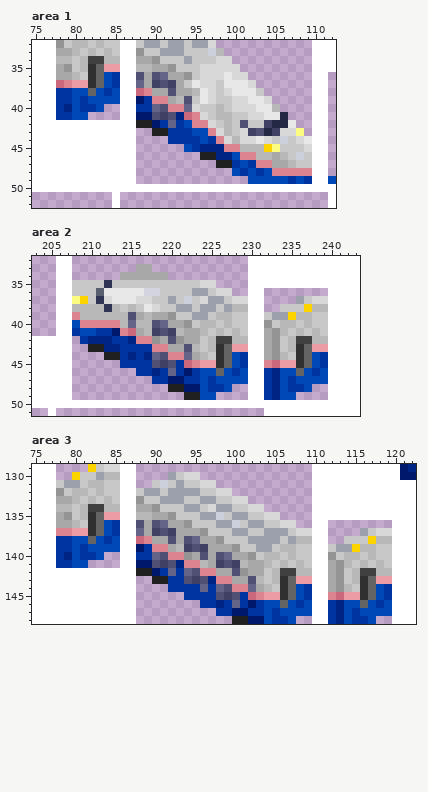
Two versions of one pixel-art file, src/trains/e4_series/gfx/e4_series.aseprite. That is the earlier state.
309x240 pixels, 1 frame. Colours within 5 levels of each other are drawn and written as one. Shown: area 1: x 75..112, y 32..52; area 2: x 203..243, y 32..51; area 3: x 75..122, y 129..148. The commit also changed other parts of the picture, which this record leaves out.
After the commit:
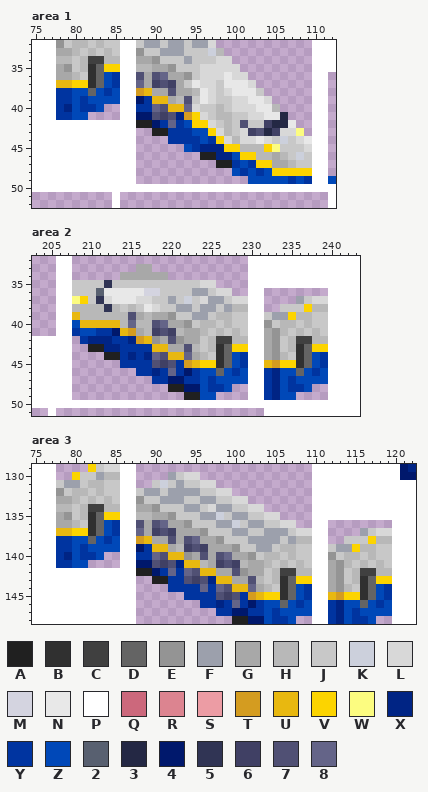
Palette (. is transparent): A #202020  B #303030  C #404040  D #646464  E #949494  F #9ca0ac  G #a8a8a8  H #b8b8b8  J #c8c8c8  K #ccd0dc  L #d8d8d8  M #d4d4e0  N #e8e8e8  P #ffffff  Q #cc687c  R #dc8490  S #ec9ca4  T #d49c20  U #e8b810  V #fcd400  W #fcfc80  X #002484  Y #0034a0  Z #0048b8  2 #586070  3 #242844  4 #00186c  5 #303454  6 #404064  7 #505074  8 #646488
Difference:
layer "Pink" now hidden
--- area 1
@@ x 75..112 @@
 34 PPPHHJHCCHHPPGGEJJJFJJJLL..........PPP
-35 PPPGEJHBDSSPPHHGGEJJJLLLLL.........PPP
+35 PPPGEJHBDVVPPHHGGEJJJLLLLL.........PPP
 36 PPPGGHJBDZYPP7G78GGEJLLLNLL........PP.
-37 PPPQRSSBDZYPP8G676GJNLLJNNNL.......PP.
-38 PPPYYZZDZYZPPQRGG7GGHNLJLNNNJ......PP.
-39 PPPYYZYZZZZPP4YRRGH7JNLJJLLNNL.....PP.
-40 PPPYXZYYZ..PPYY87RR8LJJHJLLLNNH....PP.
-41 PPPYYZZ....PP44767XQRLJHHJJLLNN3...PP.
-42 PPPPPPPPPPPPPAA4Y8YZRRLJHJ7JJ633N..PP.
-43 PPPPPPPPPPPPP..AAYYYZZRLHJL6736LLW.PP.
-44 PPPPPPPPPPPPP....YYYYZYRLHLLNLJKJLNPP.
-45 PPPPPPPPPPPPP......ZYXXXRRHHHVWJJJLPP.
-46 PPPPPPPPPPPPP........AAXXZRRHHGHJKJPP.
-47 PPPPPPPPPPPPP..........AAYZYRRGGHJJPP.
-48 PPPPPPPPPPPPP............ZYZYZRRRRRPP.
+37 PPPUUVVBDZYPP8G676GJNLLJNNNL.......PP.
+38 PPPYYZZDZYZPPTUGG7GGHNLJLNNNJ......PP.
+39 PPPYYZYZZZZPP4YUUGH7JNLJJLLNNL.....PP.
+40 PPPYXZYYZ..PPYY87UU8LJJHJLLLNNH....PP.
+41 PPPYYZZ....PP44767XTVLJHHJJLLNN3...PP.
+42 PPPPPPPPPPPPPAA4Y8YZVVLJHJ7JJ633N..PP.
+43 PPPPPPPPPPPPP..AAYYYZZVLHJL6736LLW.PP.
+44 PPPPPPPPPPPPP....YYYYZYVLHLLNLJKJLNPP.
+45 PPPPPPPPPPPPP......ZYXXXVVHHHVWJJJLPP.
+46 PPPPPPPPPPPPP........AAXXZVVHHGHJKJPP.
+47 PPPPPPPPPPPPP..........AAYZYVVGGHJJPP.
+48 PPPPPPPPPPPPP............ZYZYZVVVVVPP.
 49 PPPPPPPPPPPPP..............ZZZZZYZYPPZ
--- area 2
@@ x 203..243 @@
 38 ...PPHHHH5HJHJNLJJFFJFFJFHHPP..JJJVHHPPPP
-39 ...PPRHHHHHH7GHGGEJJFFJHHJJPPJFFVHHJJPPPP
-40 ...PPZRRRRRH8HH78GGEJHHJHJJPPEJHHJHJJPPPP
-41 ...PPYZZYY4RQGH676HGGHJHJHJPPGEHJHJHJPPPP
-42 PPPPP.YXXXYYXRREG7EGGJHCCHHPPGEJHCCHHPPPP
-43 PPPPP..AAXXYYYYRRGG7HJHBDSSPPGEJHBDSSPPPP
-44 PPPPP....AAYXYX87RR8GHJBDZYPPGEHJBDZYPPPP
-45 PPPPP......YYYY767YQRSSBDZYPPRQSSBDZYPPPP
+39 ...PPUHHHHHH7GHGGEJJFFJHHJJPPJFFVHHJJPPPP
+40 ...PPZUUUUUH8HH78GGEJHHJHJJPPEJHHJHJJPPPP
+41 ...PPYZZYY4UTGH676HGGHJHJHJPPGEHJHJHJPPPP
+42 PPPPP.YXXXYYXTUEG7EGGJHCCHHPPGEJHCCHHPPPP
+43 PPPPP..AAXXYYYYUUGG7HJHBDVVPPGEJHBDVVPPPP
+44 PPPPP....AAYXYX87UU8GHJBDZYPPGEHJBDZYPPPP
+45 PPPPP......YYYY767YTUVVBDZYPPUTVVBDZYPPPP
 46 PPPPP........YYXY8Y4YZZDZYZPPYXZZDZYZPPPP
--- area 3
@@ x 75..122 @@
 134 PPPHHJHCCHHPPGGEJJJFFJLFFJJLL......PPPPPPPPPPPPP
-135 PPPGEJHBDSSPPHHGGEJJJFFKJFFJJLL....PPPPPPPPPPPPP
+135 PPPGEJHBDVVPPHHGGEJJJFFKJFFJJLL....PPPPPPPPPPPPP
 136 PPPGGHJBDZYPP7G78GGEJJJFFKJFFJJLL..PP........PPP
-137 PPPRRSSBDZYPP8G676GGGEJJJFFJJFFFJLLPP....FJLLPPP
-138 PPPYYZZDZYZPPQRGG7G78GGEJJJFFFFJFHHPP..JJJVHHPPP
-139 PPPYYZYZZZZPP4YRRGH676GGGEJJFFJHHJJPPJFFVHHJJPPP
-140 PPPYXZYYZ..PPYY87RREG7G78GGEJHHJHJJPPEJHHJHJJPPP
-141 PPPYYZZ....PP44767XRRHG676HGGHJHJHJPPGEHJHJHJPPP
-142 PPPPPPPPPPPPPAA4Y8Y87RRGG7EGGJHCCHHPPGEJHCCHHPPP
-143 PPPPPPPPPPPPP..AAYY767XRRGG7HJHBDSSPPGEJHBDSSPPP
-144 PPPPPPPPPPPPP....YYYY8Y87RR8GHJBDZYPPGEHJBDZYPPP
-145 PPPPPPPPPPPPP......YYYY767YQRSSBDZYPPRQSSBDZYPPP
+137 PPPUUVVBDZYPP8G676GGGEJJJFFJJFFFJLLPP....FJLLPPP
+138 PPPYYZZDZYZPPTUGG7G78GGEJJJFFFFJFHHPP..JJJVHHPPP
+139 PPPYYZYZZZZPP4YUUGH676GGGEJJFFJHHJJPPJFFVHHJJPPP
+140 PPPYXZYYZ..PPYY87UUEG7G78GGEJHHJHJJPPEJHHJHJJPPP
+141 PPPYYZZ....PP44767XUUHG676HGGHJHJHJPPGEHJHJHJPPP
+142 PPPPPPPPPPPPPAA4Y8Y87UUGG7EGGJHCCHHPPGEJHCCHHPPP
+143 PPPPPPPPPPPPP..AAYY767XUUGG7HJHBDVVPPGEJHBDVVPPP
+144 PPPPPPPPPPPPP....YYYY8Y87UU8GHJBDZYPPGEHJBDZYPPP
+145 PPPPPPPPPPPPP......YYYY767YTUVVBDZYPPUTVVBDZYPPP
 146 PPPPPPPPPPPPP........YYXY8Y4YZZDZYZPPYXZZDZYZPPP
